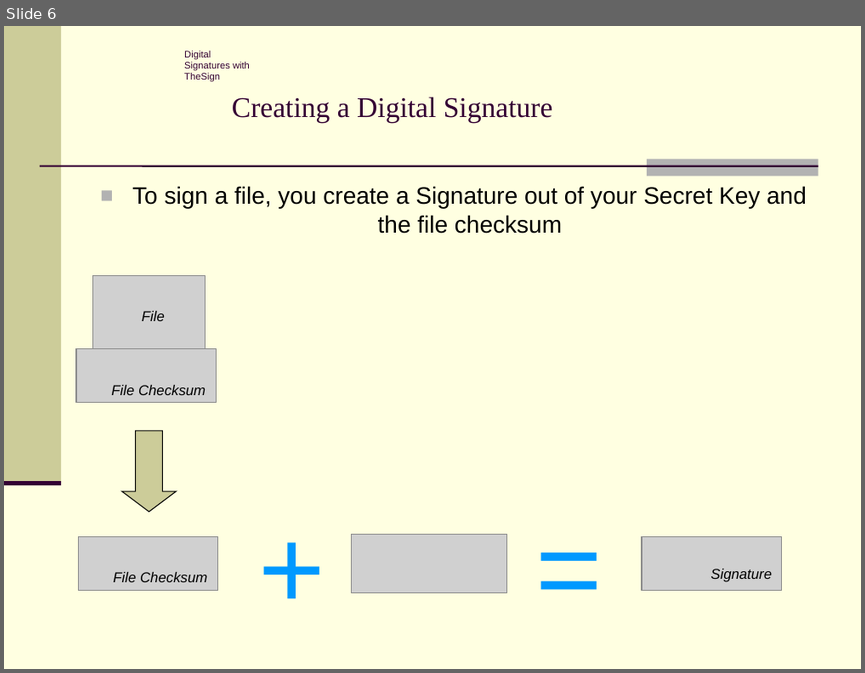
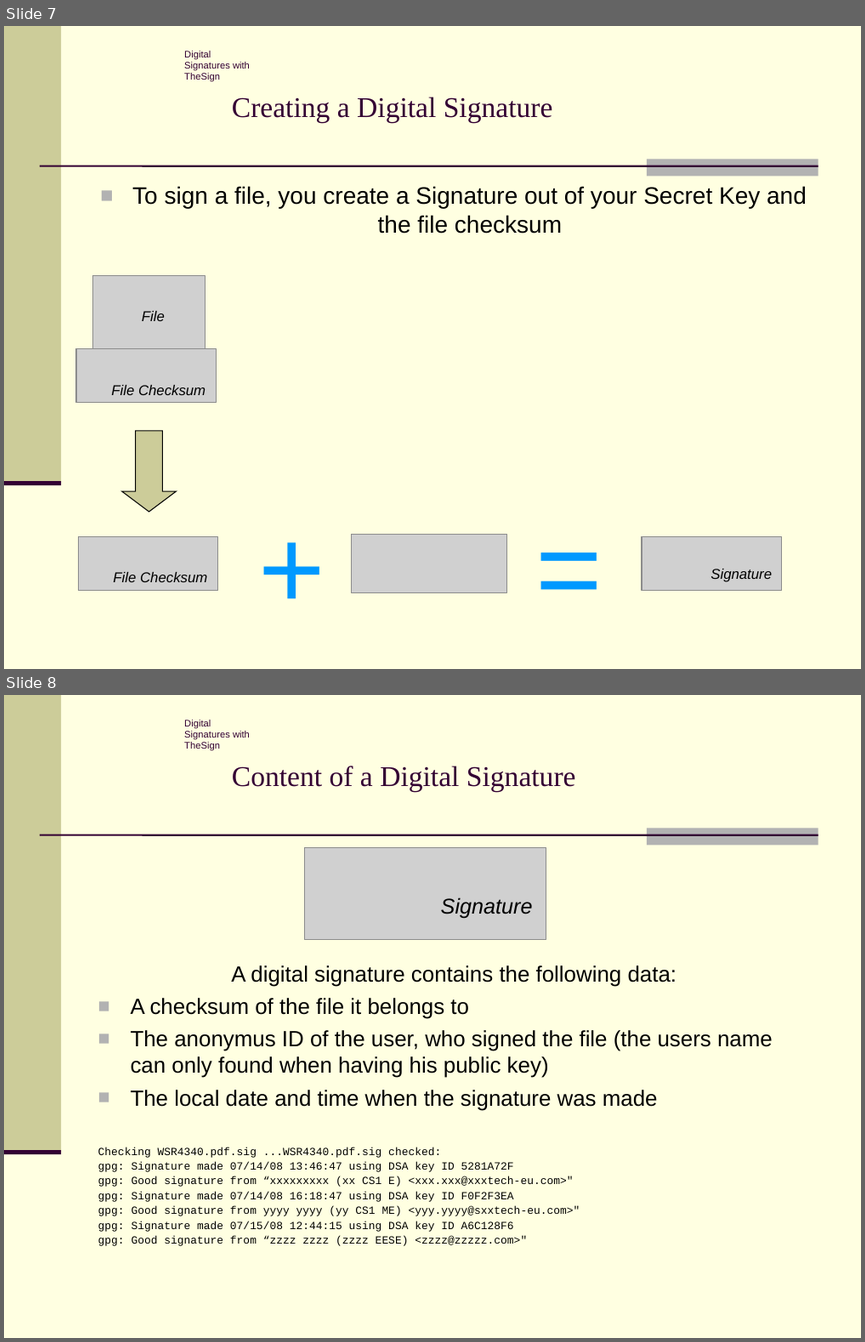
Before and after one commit to stko/thesign, a slide deck: TheSign_Intro.ppt. Shown one above the other, each under a label of ours: slide 6 before the commit, slides 7 and 8 after it. The pictures are 865x673 and 865x1342 pixels, drawn with LibreOffice and Linux fonts; fonts in the diff are those of the drawing; grey boxes stand for pictures; background and template pictures are left out. Boxes give left, top, right and bottom in pixels: in the first picture for what was removed or moved away, otherwise in the second. Text is boxed around its words. In the diff, an @@ line names an element or a change of style, - is before the commit and + after.

```diff
--- a/TheSign_Intro.ppt
+++ b/TheSign_Intro.ppt
@@ slide 8 added at box(4, 695, 861, 1338), background #FFFFE1; not listed: 5 template elements that a slide beside it also shows @@
@@ title added at box(232, 766, 576, 791), 24 pt, text #330033 @@
+Content of a Digital Signature
@@ picture added at box(304, 847, 545, 939) @@
@@ text added at box(441, 897, 533, 919), 18 pt, text #000000, italic @@
+Signature
@@ text added at box(98, 965, 772, 1246), 9.2 pt, text #000000 @@
+A digital signature contains the following data:
+■ A checksum of the file it belongs to
+■ The anonymus ID of the user, who signed the file (the users name can only found when having his public key)
+■ The local date and time when the signature was made
+Checking WSR4340.pdf.sig ...WSR4340.pdf.sig checked:
+gpg: Signature made 07/14/08 13:46:47 using DSA key ID 5281A72F
+gpg: Good signature from “xxxxxxxxx (xx CS1 E) <xxx.xxx@xxxtech-eu.com>"
+gpg: Signature made 07/14/08 16:18:47 using DSA key ID F0F2F3EA
+gpg: Good signature from yyyy yyyy (yy CS1 ME) <yyy.yyyy@sxxtech-eu.com>"
+gpg: Signature made 07/15/08 12:44:15 using DSA key ID A6C128F6
+gpg: Good signature from “zzzz zzzz (zzzz EESE) <zzzz@zzzzz.com>"
@@ what was slide 6 is now slide 7 @@
```
Also in this commit, not shown: 4 slides changed, 1 other slide added, 5 other files.
